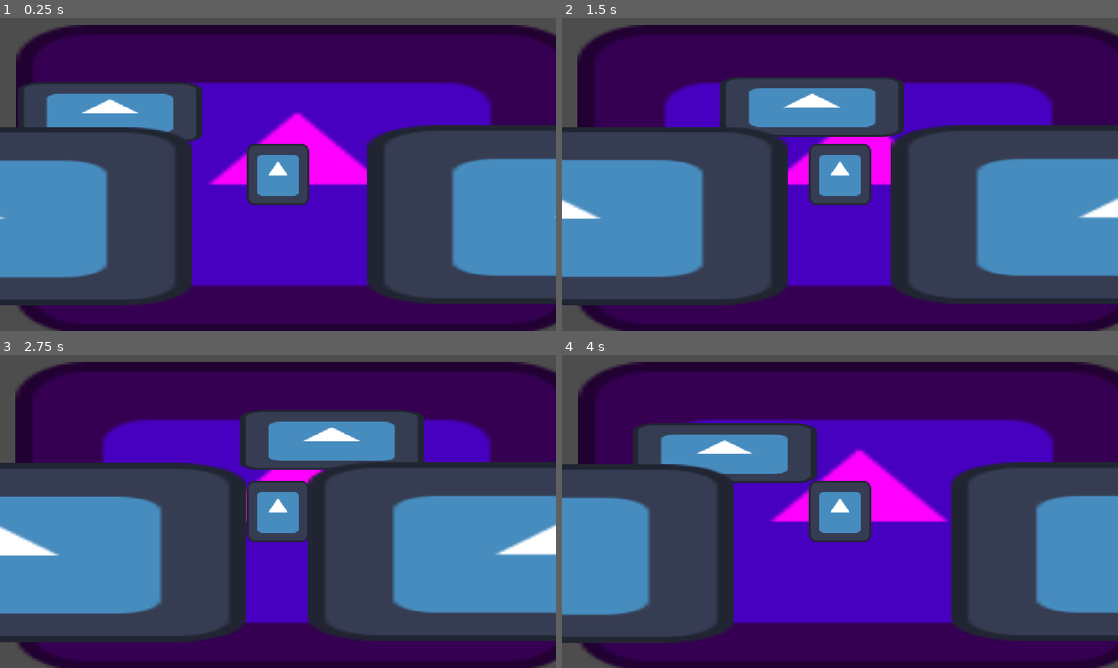
Above: before the commit, frames 1-4 (two rows, left to right).
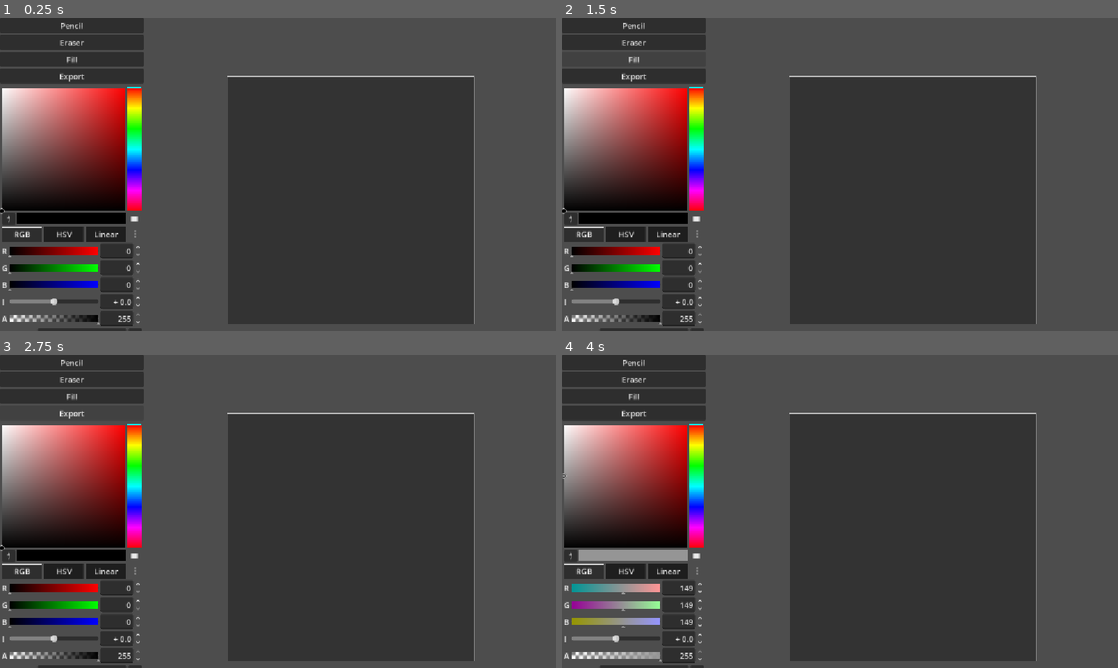
Above: after the commit, the same moments.

Repository: th30bl4ck/make-your-battle
Game: Godot game, scene res://main.tscn
Two runs of this game, one before a commit and one after it. Both use one fixed random seed, a clock stepped at 60 frames per second and the inputs below. Before the commit the project starts from res://game.tscn. The engine's default icon, where the game draws it, is replaced by a stand-in: a white triangle on a blue panel in a dark square.
Inputs (mouse positions are in pixels of both pictures, inside the frame that each line leads up to):
- Up to frame 1 (0.25 s): no input
- Up to frame 2 (1.5 s): click (634, 24) at 0.5 s, where only the run after the commit has a clickable "Pencil"; click (634, 58) at 1.25 s, where only the run after the commit has a clickable "Fill"
- Up to frame 3 (2.75 s): click (72, 414) at 2 s, where only the run after the commit has a clickable "Export"
- Up to frame 4 (4 s): click (573, 555) at 2.77 s; click (584, 570) at 3.5 s, where only the run after the commit has a clickable "RGB"

The runs differ from the first frame. In frame 1, 87% of the frame differs, in the area x 0-100%, y 0-100%; in frame 2, 84%; in frame 3, 82%; in frame 4, 89%.

Commit message:
sprite_maker

Diff:
--- a/make-your-battle/game.tscn
+++ b/make-your-battle/George_game.tscn
@@ -73,7 +73,7 @@
 tracks/2/type = "value"
 tracks/2/imported = false
 tracks/2/enabled = true
-tracks/2/path = NodePath("../zxz:position")
+tracks/2/path = NodePath(".:position")
 tracks/2/interp = 1
 tracks/2/loop_wrap = true
 tracks/2/keys = {
@@ -113,7 +113,7 @@
 tracks/2/type = "value"
 tracks/2/imported = false
 tracks/2/enabled = true
-tracks/2/path = NodePath("../zxz:position")
+tracks/2/path = NodePath(".:position")
 tracks/2/interp = 1
 tracks/2/loop_wrap = true
 tracks/2/keys = {
@@ -129,7 +129,7 @@
 &"platmove": SubResource("Animation_ryrav")
 }
 
-[node name="game" type="Node2D" unique_id=994893783]
+[node name="George_game" type="Node2D" unique_id=994893783]
 position = Vector2(466, 30)
 
 [node name="CharacterBody2D" parent="." unique_id=1992724184 instance=ExtResource("1_80nbo")]
@@ -155,7 +155,7 @@
 autoplay = &"platform_move"
 
 [node name="AnimatableBody2D2" parent="." unique_id=75260113 instance=ExtResource("3_feb5d")]
-position = Vector2(-338.99994, 384)
+position = Vector2(-1625, 391)
 scale = Vector2(2.975, 2.975)
 
 [node name="AnimationPlayer" type="AnimationPlayer" parent="AnimatableBody2D2" unique_id=2119233466]
@@ -163,7 +163,7 @@
 autoplay = &"platmove"
 
 [node name="zxz" parent="." unique_id=1596056574 instance=ExtResource("3_feb5d")]
-position = Vector2(-339, 384)
+position = Vector2(-1625, 391)
 scale = Vector2(2.975, 2.975)
 
 [node name="AnimationPlayer" type="AnimationPlayer" parent="zxz" unique_id=388714613]
--- /dev/null
+++ b/make-your-battle/main.tscn
@@ -0,0 +1,276 @@
+[gd_scene format=3 uid="uid://dn56ot17a81l4"]
+
+[sub_resource type="GDScript" id="GDScript_57qmd"]
+resource_name = "main"
+script/source = "extends Control
+
+@onready var canvas: Node2D = $HBoxContainer/SubViewportContainer/SubViewport/Canvas
+@onready var color_picker: ColorPicker = $HBoxContainer/Sidebar/ColorPickerButton
+@onready var pencil_btn: Button = $HBoxContainer/Sidebar/PencilButton
+@onready var eraser_btn: Button = $HBoxContainer/Sidebar/EraserButton
+@onready var fill_btn: Button = $HBoxContainer/Sidebar/FillButton
+@onready var export_btn: Button = $HBoxContainer/Sidebar/ExportButton
+
+func _ready() -> void:
+	color_picker.color = canvas.active_color
+	color_picker.color_changed.connect(func(c: Color): canvas.active_color = c)
+	pencil_btn.pressed.connect(func(): canvas.active_tool = canvas.Tool.PENCIL)
+	eraser_btn.pressed.connect(func(): canvas.active_tool = canvas.Tool.ERASER)
+	fill_btn.pressed.connect(func(): canvas.active_tool = canvas.Tool.FILL)
+	export_btn.pressed.connect(_export_png)
+
+func _export_png() -> void:
+	var err = canvas.img.save_png(\"user://sprite_export.png\")
+	if err == OK:
+		print(\"Saved to: \", ProjectSettings.globalize_path(\"user://sprite_export.png\"))
+"
+
+[sub_resource type="GDScript" id="GDScript_g4v7s"]
+resource_name = "camera_controller"
+script/source = "extends Camera2D
+
+@export var min_zoom: float = 1.0
+@export var max_zoom: float = 40.0
+@export var zoom_factor: float = 1.15
+
+var is_panning: bool = false
+
+func _ready() -> void:
+	zoom = Vector2(8.0, 8.0) # Start zoomed in for a 64x64 canvas
+
+func _unhandled_input(event: InputEvent) -> void:
+	if event is InputEventMouseButton:
+		if event.button_index == MOUSE_BUTTON_MIDDLE:
+			is_panning = event.pressed
+		elif event.pressed and event.button_index == MOUSE_BUTTON_WHEEL_UP:
+			_change_zoom(zoom_factor)
+		elif event.pressed and event.button_index == MOUSE_BUTTON_WHEEL_DOWN:
+			_change_zoom(1.0 / zoom_factor)
+
+	elif event is InputEventMouseMotion and is_panning:
+		position -= event.relative / zoom
+
+func _change_zoom(factor: float) -> void:
+	var mouse_before := get_global_mouse_position()
+	var new_zoom := clampf(zoom.x * factor, min_zoom, max_zoom)
+	zoom = Vector2(new_zoom, new_zoom)
+	# Keep the pixel under the cursor anchored while zooming
+	var mouse_after := get_global_mouse_position()
+	position += mouse_before - mouse_after
+"
+
+[sub_resource type="GDScript" id="GDScript_yf5fn"]
+resource_name = "canvas"
+script/source = "extends Node2D
+
+enum Tool { PENCIL, ERASER, FILL }
+
+@export var canvas_size: Vector2i = Vector2i(64, 64)
+
+var active_tool: Tool = Tool.PENCIL
+var active_color: Color = Color.BLACK
+
+var img: Image
+var tex: ImageTexture
+
+var is_drawing: bool = false
+var last_pixel: Vector2i = Vector2i(-1, -1)
+
+# Undo/Redo state
+var undo_redo := UndoRedo.new()
+var stroke_before: Dictionary = {}
+var stroke_after: Dictionary = {}
+
+
+func _ready() -> void:
+	img = Image.create_empty(canvas_size.x, canvas_size.y, false, Image.FORMAT_RGBA8)
+	tex = ImageTexture.create_from_image(img)
+	get_parent().get_node(\"Camera2D\").position = Vector2(canvas_size) / 2.0
+	queue_redraw()
+
+
+func _draw() -> void:
+	# Grey backdrop so transparent pixels are visible
+	draw_rect(Rect2(Vector2.ZERO, Vector2(canvas_size)), Color(0.2, 0.2, 0.2))
+	draw_texture(tex, Vector2.ZERO)
+	# Crisp 1px canvas border
+	draw_rect(Rect2(Vector2.ZERO, Vector2(canvas_size)), Color.WHITE, false, -1.0)
+
+
+func _input(event: InputEvent) -> void:
+	if event is InputEventKey and event.pressed and not event.echo:
+		if event.ctrl_pressed and event.keycode == KEY_Z:
+			if event.shift_pressed:
+				undo_redo.redo()
+			else:
+				undo_redo.undo()
+		elif event.ctrl_pressed and event.keycode == KEY_Y:
+			undo_redo.redo()
+
+
+func _unhandled_input(event: InputEvent) -> void:
+	if event is InputEventMouseButton:
+		if event.button_index == MOUSE_BUTTON_LEFT or event.button_index == MOUSE_BUTTON_RIGHT:
+			var px := _get_mouse_pixel()
+			if event.pressed:
+				if not _in_bounds(px):
+					return
+				var draw_color := Color(0, 0, 0, 0) if (event.button_index == MOUSE_BUTTON_RIGHT or active_tool == Tool.ERASER) else active_color
+
+				if active_tool == Tool.FILL and event.button_index == MOUSE_BUTTON_LEFT:
+					_start_stroke()
+					_flood_fill(px, draw_color)
+					_commit_stroke(\"Flood Fill\")
+				else:
+					is_drawing = true
+					last_pixel = px
+					_start_stroke()
+					_set_pixel_tracked(px, draw_color)
+					tex.update(img)
+			elif is_drawing:
+				is_drawing = false
+				_commit_stroke(\"Draw Stroke\")
+
+	elif event is InputEventMouseMotion and is_drawing:
+		var px := _get_mouse_pixel()
+		if px != last_pixel:
+			var draw_color := Color(0, 0, 0, 0) if (Input.is_mouse_button_pressed(MOUSE_BUTTON_RIGHT) or active_tool == Tool.ERASER) else active_color
+			_draw_line_pixels(last_pixel, px, draw_color)
+			last_pixel = px
+			tex.update(img)
+
+
+func _get_mouse_pixel() -> Vector2i:
+	return Vector2i(get_local_mouse_position().floor())
+
+
+func _in_bounds(p: Vector2i) -> bool:
+	return p.x >= 0 and p.y >= 0 and p.x < canvas_size.x and p.y < canvas_size.y
+
+
+func _set_pixel_tracked(p: Vector2i, color: Color) -> void:
+	if not _in_bounds(p):
+		return
+	var current := img.get_pixelv(p)
+	if current == color:
+		return
+	if not stroke_before.has(p):
+		stroke_before[p] = current
+	stroke_after[p] = color
+	img.set_pixelv(p, color)
+
+
+func _draw_line_pixels(p0: Vector2i, p1: Vector2i, color: Color) -> void:
+	var dx: int = abs(p1.x - p0.x)
+	var dy: int = -abs(p1.y - p0.y)
+	var sx: int = 1 if p0.x < p1.x else -1
+	var sy: int = 1 if p0.y < p1.y else -1
+	var err: int = dx + dy
+
+	while true:
+		_set_pixel_tracked(p0, color)
+		if p0 == p1:
+			break
+		var e2: int = 2 * err
+		if e2 >= dy:
+			err += dy
+			p0.x += sx
+		if e2 <= dx:
+			err += dx
+			p0.y += sy
+
+
+func _flood_fill(start: Vector2i, fill_color: Color) -> void:
+	var target_color := img.get_pixelv(start)
+	if target_color == fill_color:
+		return
+
+	var queue: Array[Vector2i] = [start]
+	while not queue.is_empty():
+		var p: Vector2i = queue.pop_front()
+		if not _in_bounds(p) or img.get_pixelv(p) != target_color:
+			continue
+		_set_pixel_tracked(p, fill_color)
+		queue.append(p + Vector2i.RIGHT)
+		queue.append(p + Vector2i.LEFT)
+		queue.append(p + Vector2i.DOWN)
+		queue.append(p + Vector2i.UP)
+	tex.update(img)
+
+
+func _start_stroke() -> void:
+	stroke_before = {}
+	stroke_after = {}
+
+
+func _commit_stroke(action_name: String) -> void:
+	if stroke_before.is_empty():
+		return
+	undo_redo.create_action(action_name)
+	undo_redo.add_do_method(_apply_pixels.bind(stroke_after.duplicate()))
+	undo_redo.add_undo_method(_apply_pixels.bind(stroke_before.duplicate()))
+	undo_redo.commit_action(false)
+
+
+func _apply_pixels(pixel_map: Dictionary) -> void:
+	for p: Vector2i in pixel_map:
+		img.set_pixelv(p, pixel_map[p])
+	tex.update(img)
+"
+
+[node name="main" type="Control" unique_id=669162489]
+layout_mode = 3
+anchor_right = 1.0
+anchor_bottom = 1.1651235
+grow_horizontal = 2
+grow_vertical = 2
+script = SubResource("GDScript_57qmd")
+metadata/_edit_use_anchors_ = true
+
+[node name="HBoxContainer" type="HBoxContainer" parent="." unique_id=755537165]
+layout_mode = 1
+anchors_preset = 15
+anchor_right = 1.0
+anchor_bottom = 1.0
+grow_horizontal = 2
+grow_vertical = 2
+metadata/_edit_use_anchors_ = true
+
+[node name="Sidebar" type="VBoxContainer" parent="HBoxContainer" unique_id=593568286]
+layout_mode = 2
+
+[node name="PencilButton" type="Button" parent="HBoxContainer/Sidebar" unique_id=898533121]
+layout_mode = 2
+text = "Pencil"
+
+[node name="EraserButton" type="Button" parent="HBoxContainer/Sidebar" unique_id=501338192]
+layout_mode = 2
+text = "Eraser"
+
+[node name="FillButton" type="Button" parent="HBoxContainer/Sidebar" unique_id=72860966]
+layout_mode = 2
+text = "Fill"
+
+[node name="ExportButton" type="Button" parent="HBoxContainer/Sidebar" unique_id=1858874896]
+layout_mode = 2
+text = "Export"
+
+[node name="ColorPickerButton" type="ColorPicker" parent="HBoxContainer/Sidebar" unique_id=1750243903]
+layout_mode = 2
+
+[node name="SubViewportContainer" type="SubViewportContainer" parent="HBoxContainer" unique_id=2043562135]
+layout_mode = 2
+size_flags_horizontal = 3
+stretch = true
+
+[node name="SubViewport" type="SubViewport" parent="HBoxContainer/SubViewportContainer" unique_id=1634734050]
+handle_input_locally = false
+size = Vector2i(850, 755)
+render_target_update_mode = 4
+
+[node name="Camera2D" type="Camera2D" parent="HBoxContainer/SubViewportContainer/SubViewport" unique_id=162445028]
+script = SubResource("GDScript_g4v7s")
+
+[node name="Canvas" type="Node2D" parent="HBoxContainer/SubViewportContainer/SubViewport" unique_id=95769595]
+texture_filter = 1
+script = SubResource("GDScript_yf5fn")
--- a/make-your-battle/project.godot
+++ b/make-your-battle/project.godot
@@ -11,7 +11,7 @@
 [application]
 
 config/name="make your battle"
-run/main_scene="uid://dbxpx0tor7eag"
+run/main_scene="uid://dn56ot17a81l4"
 config/features=PackedStringArray("4.7", "Forward Plus")
 config/icon="res://icon.svg"
 
